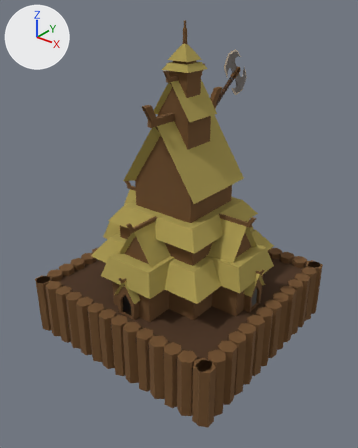
Before and after pictures for a commit that changed the glTF model Assets/modelos/Base/BaseHall.glb.
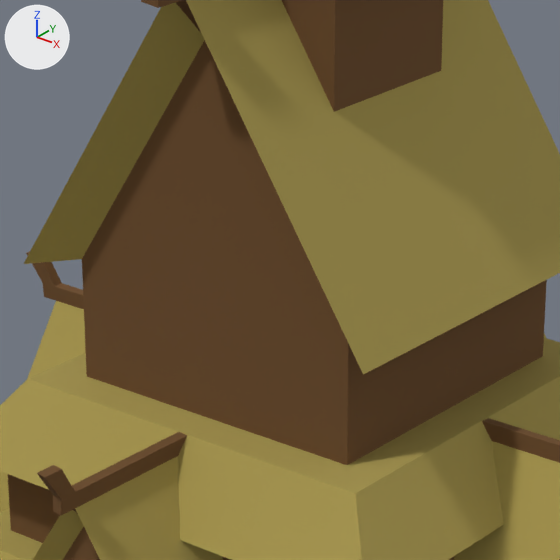
The first picture shows the older version from a camera (50 mm lens) standing at (2.66, -3.4, 3.2) and looking at (0.04, -0.13, 1.18). The close-ups show the older and then the newer version on the part from 33% to 66% of the width and 28% to 54% of the height of that picture. Only the edits that show in the close-ups are written down. The axes (+X, +Y, +Z) are drawn at upper left. The lights are the same throughout. Where no turn or scale is listed for an object, it has been applied to the vertices.
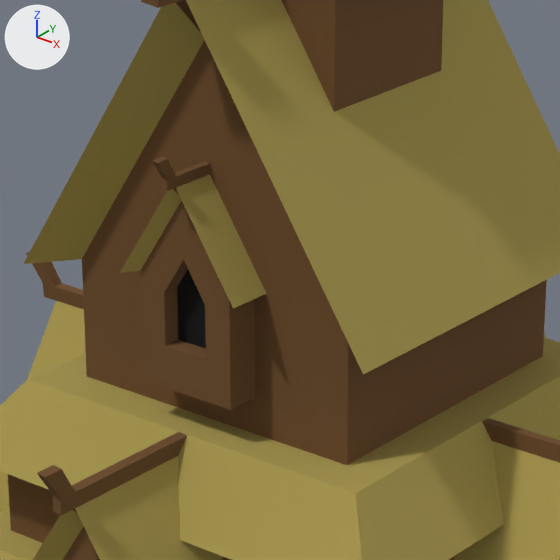
Pixel boxes [x1, y1, x2, y2] of what changed, in the close-ups (560 x 560 px):
```json
{"object": "Cube.007", "change": "added", "after": [120, 157, 266, 410], "faces in mat_material_006 (brown #6e4c28)": [140, 157, 255, 410], "faces in mat_material_007 (yellow #a9984e)": [120, 175, 266, 309], "faces in mat_material (black #000000)": [177, 270, 206, 348]}
```

The change, as JSON lines over the scene's bpy script:
```json
{"op": "add", "block": "mat_material_006", "code": ["mat_material_006 = principled_material('Material.006')", "mat_material_006.base_color = (0.155, 0.0726, 0.0212)  # brown #6e4c28", "mat_material_006.roughness = 1.0"]}
{"op": "add", "block": "mat_material_007", "code": ["mat_material_007 = principled_material('Material.007')", "mat_material_007.base_color = (0.399, 0.316, 0.0767)  # yellow #a9984e", "mat_material_007.roughness = 1.0"]}
{"op": "add", "block": "me_cube_009", "code": ["me_cube_009 = bpy.data.meshes.new('Cube.009')", "me_cube_009.from_pydata(...)  # 48 vertices, 94 faces; spans x -0.136..0.134, y -0.179..0.179, z -0.109..0.359", "# faces by material slot: [79, 12, 3]", "me_cube_009.materials.append(mat_material_006)  # brown #6e4c28", "me_cube_009.materials.append(mat_material_007)  # yellow #a9984e", "me_cube_009.materials.append(mat_material)  # black #000000"]}
{"op": "add", "block": "ob_cube_007", "code": ["ob_cube_007 = bpy.data.objects.new('Cube.007', me_cube_009)", "ob_cube_007.location = (0.0, -0.283, 1.52)"]}
```
